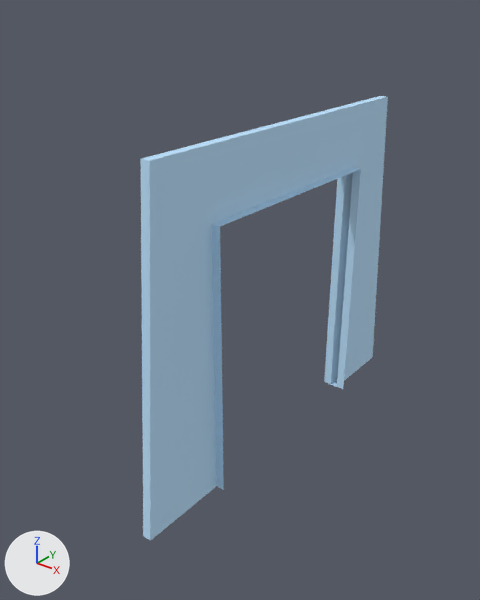
An edit to the OBJ model Site-13-V2/Assets/SCPAssets/Models/Doors/Type-2/Door-Type-2-Frame.obj, drawn before and after from the same camera.
Both versions are drawn from a 50 mm camera at (3.77, -5.5, 4.98) aimed at (-0.26, -0.45, 1.85). Every picture has the same lights, and +X, +Y and +Z are marked at lower left. Where no turn or scale is listed for an object, it has been applied to the vertices.

Before the edit, the objects in view are built like this:
```python
me_door_type_2_frame = bpy.data.meshes.new('Door-Type-2-Frame')
me_door_type_2_frame.from_pydata(...)  # 24 vertices, 17 faces; spans x -0.15..0.15, y -2.25..2.25, z 0.0..3.71
me_door_type_2_frame.materials.append(mat_containmentzone_generic)  # blue #bee3ff
ob_door_type_2_frame = bpy.data.objects.new('Door-Type-2-Frame', me_door_type_2_frame)
ob_door_type_2_frame.location = (0.0, 0.0, 0.0)
```
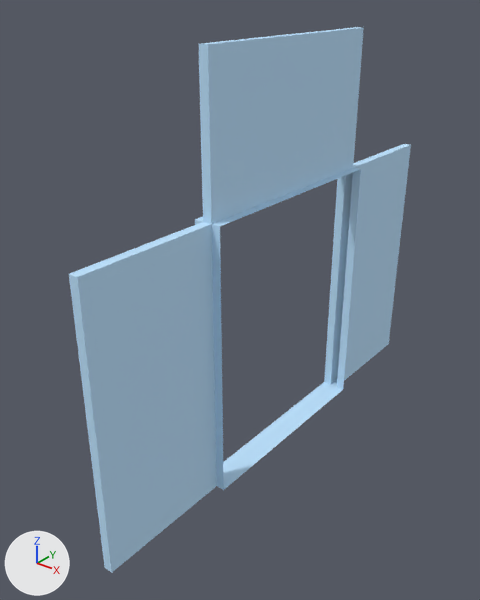
What differs and where, as boxes [x1, y1, x2, y2] in the pictures (480 x 600 px):
'Door-Type-2-Frame', reshaped (38% wider, 23% taller): before [141, 96, 388, 541]; after [69, 27, 411, 573]

What the commit changed:
me_door_type_2_frame is used by ob_door_type_2_frame; location (0.0, 0.0, 0.0).
me_door_type_2_frame had 24 vertices, 17 faces and spanned x -0.15..0.15, y -2.25..2.25, z 0.0..3.71.
me_door_type_2_frame now has 28 vertices, 48 faces and spans x -0.15..0.15, y -2.75..2.75, z 0.0..4.5.
Part 1, on me_door_type_2_frame:
8 vertices are removed from x -0.05..0.05, y -2.25..2.25, z 0.0..3.71.
17 faces are deleted.
12 vertices are added at x -0.05..0.05, y -2.75..2.75, z 0.0..4.5.
48 new faces join them.
